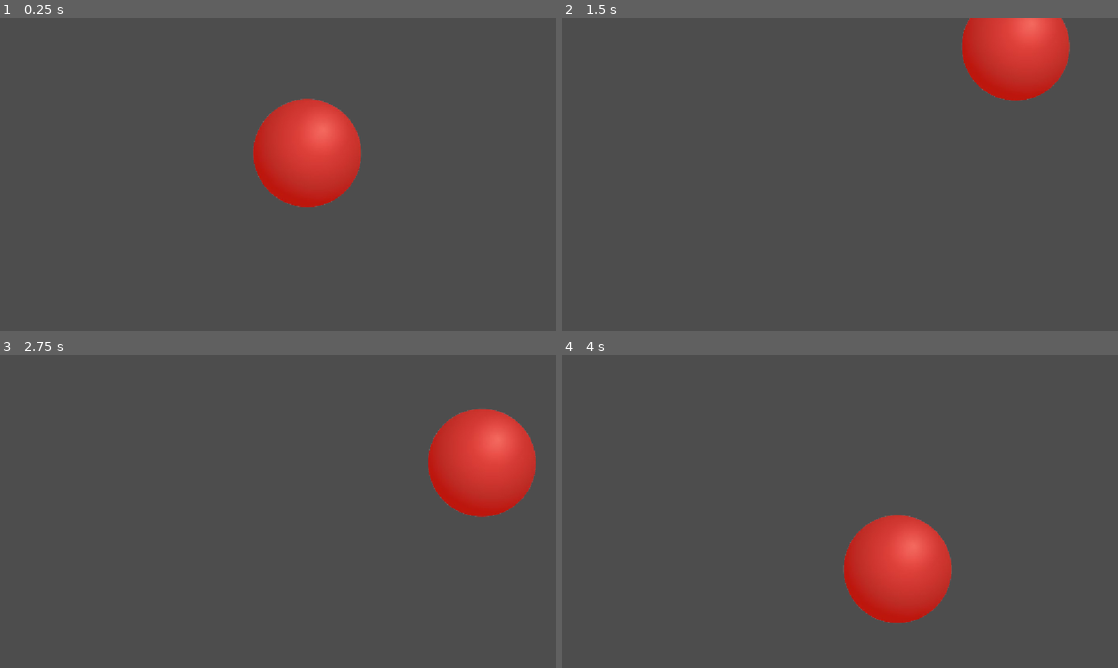
Above: before the commit, frames 1-4 (two rows, left to right).
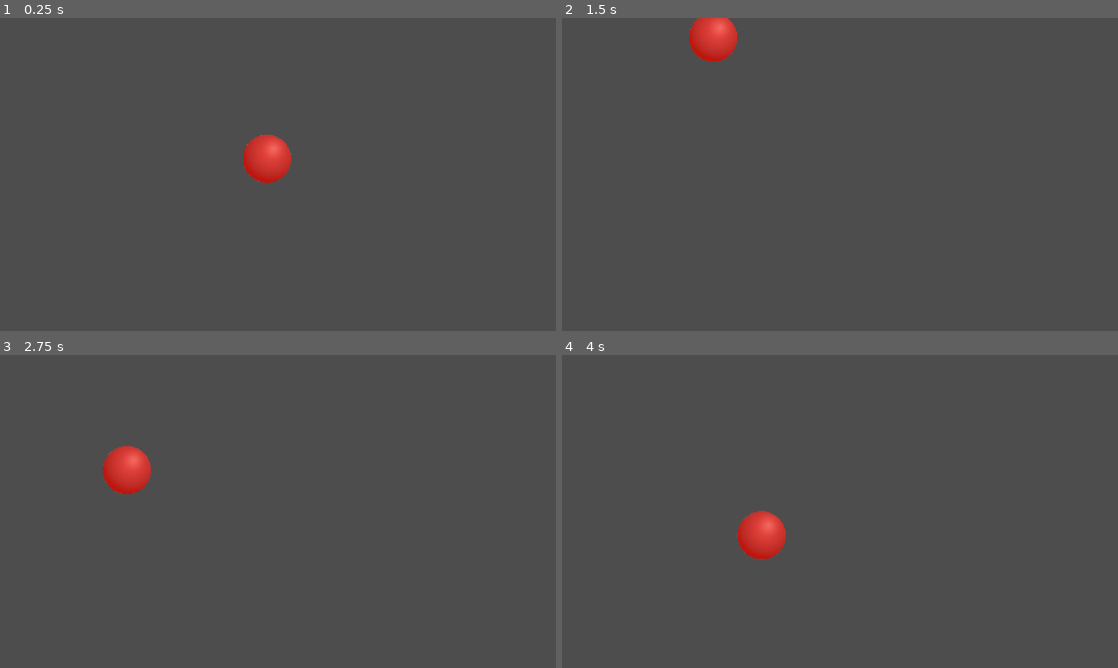
Above: after the commit, the same moments.

Repository: enflak3/trace-x
Game: Godot game, scene res://trackinggame.tscn
Same seed, same stepped clock (60 frames per second), same inputs: the game is played once before the commit and once after it. The project has no main scene, so this scene is started directly.
Inputs (mouse positions are in pixels of both pictures, inside the frame that each line leads up to):
- Up to frame 1 (0.25 s): no input
- Up to frame 2 (1.5 s): move the mouse to (901, 130) at 0.52 s; click (901, 130) at 0.67 s; move the mouse to (728, 190) at 1.27 s; click (728, 190) at 1.42 s
- Up to frame 3 (2.75 s): move the mouse to (333, 442) at 2.02 s; click (333, 442) at 2.17 s
- Up to frame 4 (4 s): move the mouse to (812, 574) at 2.77 s; click (812, 574) at 2.92 s; move the mouse to (1006, 558) at 3.52 s; click (1006, 558) at 3.67 s

The runs differ from the first frame. In frame 1, 5.0% of the frame differs, in the area x 43-65%, y 25-61%; in frame 2, 5.3%; in frame 3, 6.3%; in frame 4, 6.4%, in the area x 31-71%, y 49-86%.

Commit message:
modif tracking
- taille du cercle réduite (tracking + flicking)
- mouvement du tracking rendu plus naturel et aléatoire

Diff:
--- a/session_flick.json
+++ b/session_flick.json
@@ -3,137 +3,137 @@
 	"mode": "flick",
 	"shots": [
 		{
-			"flick_angle_deg": 147.9,
-			"flick_distance_px": 563.0,
-			"flick_speed_px_per_ms": 0.58,
-			"hit_classification": "undershoot",
-			"micro_corrections": 7,
-			"offset_from_center_px": 43.3,
-			"overshoot_offset_px": -43.1,
-			"path_distance_px": 637.0,
-			"path_efficiency": 0.884,
-			"reaction_time_ms": 977,
+			"flick_angle_deg": -25.9,
+			"flick_distance_px": 393.6,
+			"flick_speed_px_per_ms": 0.5,
+			"hit_classification": "overshoot",
+			"micro_corrections": 9,
+			"offset_from_center_px": 34.9,
+			"overshoot_offset_px": 33.9,
+			"path_distance_px": 759.7,
+			"path_efficiency": 0.518,
+			"reaction_time_ms": 794,
 			"target_id": 1
 		},
 		{
-			"flick_angle_deg": -1.7,
-			"flick_distance_px": 464.2,
-			"flick_speed_px_per_ms": 0.95,
-			"hit_classification": "overshoot",
-			"micro_corrections": 0,
-			"offset_from_center_px": 46.3,
-			"overshoot_offset_px": 19.9,
-			"path_distance_px": 489.7,
-			"path_efficiency": 0.948,
-			"reaction_time_ms": 491,
+			"flick_angle_deg": 164.8,
+			"flick_distance_px": 647.7,
+			"flick_speed_px_per_ms": 0.65,
+			"hit_classification": "undershoot",
+			"micro_corrections": 5,
+			"offset_from_center_px": 14.4,
+			"overshoot_offset_px": -14.4,
+			"path_distance_px": 737.7,
+			"path_efficiency": 0.878,
+			"reaction_time_ms": 1000,
 			"target_id": 2
 		},
 		{
-			"flick_angle_deg": -131.5,
-			"flick_distance_px": 185.6,
-			"flick_speed_px_per_ms": 0.37,
-			"hit_classification": "undershoot",
-			"micro_corrections": 2,
-			"offset_from_center_px": 54.6,
-			"overshoot_offset_px": -52.0,
-			"path_distance_px": 186.9,
-			"path_efficiency": 0.993,
-			"reaction_time_ms": 500,
+			"flick_angle_deg": 31.1,
+			"flick_distance_px": 592.2,
+			"flick_speed_px_per_ms": 1.01,
+			"hit_classification": "overshoot",
+			"micro_corrections": 7,
+			"offset_from_center_px": 27.4,
+			"overshoot_offset_px": 27.4,
+			"path_distance_px": 613.2,
+			"path_efficiency": 0.966,
+			"reaction_time_ms": 584,
 			"target_id": 3
 		},
 		{
-			"flick_angle_deg": -143.9,
-			"flick_distance_px": 400.8,
-			"flick_speed_px_per_ms": 0.49,
-			"hit_classification": "exact",
-			"micro_corrections": 1,
-			"offset_from_center_px": 5.2,
-			"overshoot_offset_px": 1.5,
-			"path_distance_px": 422.7,
-			"path_efficiency": 0.948,
-			"reaction_time_ms": 825,
+			"flick_angle_deg": -154.6,
+			"flick_distance_px": 555.6,
+			"flick_speed_px_per_ms": 0.35,
+			"hit_classification": "overshoot",
+			"micro_corrections": 5,
+			"offset_from_center_px": 5.0,
+			"overshoot_offset_px": 5.0,
+			"path_distance_px": 695.9,
+			"path_efficiency": 0.798,
+			"reaction_time_ms": 1580,
 			"target_id": 4
 		},
 		{
-			"flick_angle_deg": 11.9,
-			"flick_distance_px": 441.5,
-			"flick_speed_px_per_ms": 0.82,
+			"flick_angle_deg": -50.5,
+			"flick_distance_px": 171.2,
+			"flick_speed_px_per_ms": 0.26,
 			"hit_classification": "undershoot",
-			"micro_corrections": 2,
-			"offset_from_center_px": 27.4,
-			"overshoot_offset_px": -24.9,
-			"path_distance_px": 473.0,
-			"path_efficiency": 0.933,
-			"reaction_time_ms": 541,
+			"micro_corrections": 3,
+			"offset_from_center_px": 24.2,
+			"overshoot_offset_px": -23.8,
+			"path_distance_px": 173.5,
+			"path_efficiency": 0.987,
+			"reaction_time_ms": 670,
 			"target_id": 5
 		},
 		{
-			"flick_angle_deg": 37.5,
-			"flick_distance_px": 321.6,
-			"flick_speed_px_per_ms": 0.34,
-			"hit_classification": "overshoot",
-			"micro_corrections": 3,
-			"offset_from_center_px": 16.5,
-			"overshoot_offset_px": 12.6,
-			"path_distance_px": 815.1,
-			"path_efficiency": 0.395,
-			"reaction_time_ms": 950,
+			"flick_angle_deg": 160.6,
+			"flick_distance_px": 222.7,
+			"flick_speed_px_per_ms": 0.35,
+			"hit_classification": "undershoot",
+			"micro_corrections": 4,
+			"offset_from_center_px": 24.6,
+			"overshoot_offset_px": -24.5,
+			"path_distance_px": 233.9,
+			"path_efficiency": 0.952,
+			"reaction_time_ms": 645,
 			"target_id": 6
 		},
 		{
-			"flick_angle_deg": -155.5,
-			"flick_distance_px": 316.4,
-			"flick_speed_px_per_ms": 0.54,
+			"flick_angle_deg": 137.6,
+			"flick_distance_px": 62.3,
+			"flick_speed_px_per_ms": 0.13,
 			"hit_classification": "undershoot",
-			"micro_corrections": 2,
-			"offset_from_center_px": 90.3,
-			"overshoot_offset_px": -6.0,
-			"path_distance_px": 329.4,
-			"path_efficiency": 0.961,
-			"reaction_time_ms": 585,
+			"micro_corrections": 0,
+			"offset_from_center_px": 47.0,
+			"overshoot_offset_px": -47.0,
+			"path_distance_px": 61.2,
+			"path_efficiency": 1.018,
+			"reaction_time_ms": 483,
 			"target_id": 7
 		},
 		{
-			"flick_angle_deg": -19.6,
-			"flick_distance_px": 140.1,
-			"flick_speed_px_per_ms": 0.13,
+			"flick_angle_deg": -17.0,
+			"flick_distance_px": 524.8,
+			"flick_speed_px_per_ms": 0.69,
 			"hit_classification": "undershoot",
 			"micro_corrections": 4,
-			"offset_from_center_px": 62.7,
-			"overshoot_offset_px": -59.5,
-			"path_distance_px": 159.7,
-			"path_efficiency": 0.878,
-			"reaction_time_ms": 1048,
+			"offset_from_center_px": 13.9,
+			"overshoot_offset_px": -8.6,
+			"path_distance_px": 560.8,
+			"path_efficiency": 0.936,
+			"reaction_time_ms": 765,
 			"target_id": 8
 		},
 		{
-			"flick_angle_deg": -151.1,
-			"flick_distance_px": 211.3,
-			"flick_speed_px_per_ms": 0.11,
-			"hit_classification": "undershoot",
-			"micro_corrections": 7,
-			"offset_from_center_px": 43.5,
-			"overshoot_offset_px": -28.5,
-			"path_distance_px": 514.3,
-			"path_efficiency": 0.411,
-			"reaction_time_ms": 1964,
+			"flick_angle_deg": 169.4,
+			"flick_distance_px": 360.1,
+			"flick_speed_px_per_ms": 0.62,
+			"hit_classification": "overshoot",
+			"micro_corrections": 0,
+			"offset_from_center_px": 20.8,
+			"overshoot_offset_px": 19.9,
+			"path_distance_px": 378.4,
+			"path_efficiency": 0.952,
+			"reaction_time_ms": 584,
 			"target_id": 9
 		},
 		{
-			"flick_angle_deg": 80.8,
-			"flick_distance_px": 306.9,
-			"flick_speed_px_per_ms": 0.56,
-			"hit_classification": "undershoot",
-			"micro_corrections": 1,
-			"offset_from_center_px": 73.1,
-			"overshoot_offset_px": -56.4,
-			"path_distance_px": 322.5,
-			"path_efficiency": 0.952,
-			"reaction_time_ms": 552,
+			"flick_angle_deg": 28.5,
+			"flick_distance_px": 221.9,
+			"flick_speed_px_per_ms": 0.37,
+			"hit_classification": "overshoot",
+			"micro_corrections": 2,
+			"offset_from_center_px": 23.4,
+			"overshoot_offset_px": 21.5,
+			"path_distance_px": 443.0,
+			"path_efficiency": 0.501,
+			"reaction_time_ms": 608,
 			"target_id": 10
 		}
 	],
-	"timestamp": 1790069059.98,
+	"timestamp": 1790069718.23,
 	"total_clicks": 14,
 	"total_targets": 10
 }
--- a/session_tracking.json
+++ b/session_tracking.json
@@ -1,8 +1,9 @@
 {
-	"accuracy_pct": 96.57,
+	"avg_offset_px": 30.1,
 	"duration_sec": 15.0,
 	"mode": "tracking",
-	"timestamp": 1790067882.29,
+	"time_on_target_pct": 87.8,
+	"timestamp": 1790069847.618,
 	"total_time_ms": 15000,
-	"tracked_time_ms": 14485
+	"tracked_time_ms": 13170
 }
--- a/target.tscn
+++ b/target.tscn
@@ -4,7 +4,7 @@
 [ext_resource type="Texture2D" uid="uid://df83t1vuq1koq" path="res://spheres-rouges-vectorielles-isolees-fond-blanc_921039-12638-removebg-preview.png" id="2_e1yvt"]
 
 [sub_resource type="CircleShape2D" id="CircleShape2D_44saq"]
-radius = 109.41
+radius = 50.0
 
 [node name="Target" type="Area2D" unique_id=308980360]
 script = ExtResource("1_e1yvt")
@@ -13,7 +13,7 @@
 shape = SubResource("CircleShape2D_44saq")
 
 [node name="Sprite2D" type="Sprite2D" parent="." unique_id=1209262227]
-scale = Vector2(0.62, 0.62)
+scale = Vector2(0.277, 0.277)
 texture = ExtResource("2_e1yvt")
 
 [connection signal="input_event" from="." to="." method="_on_input_event"]
--- a/targettracking.gd
+++ b/targettracking.gd
@@ -1,45 +1,76 @@
 extends Area2D
 
-# Vitesse de déplacement en pixels par seconde
-@export var speed: float = 300.0
+# Vitesse maximale en pixels par seconde
+@export var max_speed: float = 380.0
+# Facteur d'inertie / lissage (plus c'est bas, plus la cible a de l'élan et glisse)
+@export var acceleration: float = 4.5
 
-var velocity: Vector2 = Vector2.ZERO
+var current_velocity: Vector2 = Vector2.ZERO
+var target_velocity: Vector2 = Vector2.ZERO
+
 var is_hovered: bool = false
 var tracked_time_msec: int = 0
 var last_enter_time: int = 0
 
+var distance_samples: Array[float] = []
+
+var strafe_timer: float = 0.0
+var next_strafe_interval: float = 0.8
+
 func _ready() -> void:
-	# Direction initiale aléatoire (angle normalisé)
-	var random_angle = randf_range(0.0, TAU)
-	velocity = Vector2(cos(random_angle), sin(random_angle)) * speed
+	pick_new_target_velocity()
 
 func _process(delta: float) -> void:
-	# Déplacement continu
-	position += velocity * delta
+	# 1. Gestion du changement de rythme / strafe
+	strafe_timer += delta
+	if strafe_timer >= next_strafe_interval:
+		pick_new_target_velocity()
 
-	# Gestion des rebonds sur les bordures de l'écran
+	# 2. Lissage du mouvement (interpolation inertielle type Aim Lab)
+	current_velocity = current_velocity.lerp(target_velocity, acceleration * delta)
+	position += current_velocity * delta
+
+	# 3. Gestion douce des rebords de l'écran
 	var screen_size = get_viewport_rect().size
-	var radius = 32.0 # Marge adaptée au rayon de ta cible
+	var radius = 32.0
 
 	if position.x <= radius:
 		position.x = radius
-		velocity.x = -velocity.x
+		target_velocity.x = abs(target_velocity.x)
+		current_velocity.x = abs(current_velocity.x) * 0.5
 	elif position.x >= screen_size.x - radius:
 		position.x = screen_size.x - radius
-		velocity.x = -velocity.x
+		target_velocity.x = -abs(target_velocity.x)
+		current_velocity.x = -abs(current_velocity.x) * 0.5
 
 	if position.y <= radius:
 		position.y = radius
-		velocity.y = -velocity.y
+		target_velocity.y = abs(target_velocity.y)
+		current_velocity.y = abs(current_velocity.y) * 0.5
 	elif position.y >= screen_size.y - radius:
 		position.y = screen_size.y - radius
-		velocity.y = -velocity.y
+		target_velocity.y = -abs(target_velocity.y)
+		current_velocity.y = -abs(current_velocity.y) * 0.5
 
-	# Si la souris survole la cible, on cumule le temps
+	# 4. Échantillonnage de la précision
+	var mouse_pos = get_global_mouse_position()
+	distance_samples.append(position.distance_to(mouse_pos))
+
+	# 5. Mesure du temps passé sur la cible
 	if is_hovered:
 		var now = Time.get_ticks_msec()
 		tracked_time_msec += (now - last_enter_time)
 		last_enter_time = now
+
+func pick_new_target_velocity() -> void:
+	strafe_timer = 0.0
+	# Intervalles variables pour alterner entre longs virages fluides et micro-strafes
+	next_strafe_interval = randf_range(0.4, 1.4)
+
+	var random_angle = randf_range(0.0, TAU)
+	# Variation de vitesse entre 50 % et 100 % pour simuler des phases de ralentissement
+	var speed_factor = randf_range(0.5, 1.0)
+	target_velocity = Vector2(cos(random_angle), sin(random_angle)) * (max_speed * speed_factor)
 
 func _on_mouse_entered() -> void:
 	is_hovered = true
--- a/targettracking.tscn
+++ b/targettracking.tscn
@@ -4,7 +4,7 @@
 [ext_resource type="Texture2D" uid="uid://df83t1vuq1koq" path="res://spheres-rouges-vectorielles-isolees-fond-blanc_921039-12638-removebg-preview.png" id="1_ya0yw"]
 
 [sub_resource type="CircleShape2D" id="CircleShape2D_jblpq"]
-radius = 109.41
+radius = 50.0
 
 [node name="Area2D" type="Area2D" unique_id=137354934]
 script = ExtResource("1_lf343")
@@ -13,7 +13,7 @@
 shape = SubResource("CircleShape2D_jblpq")
 
 [node name="Sprite2D" type="Sprite2D" parent="." unique_id=2138523250]
-scale = Vector2(0.62, 0.62)
+scale = Vector2(0.277, 0.277)
 texture = ExtResource("1_ya0yw")
 
 [connection signal="mouse_entered" from="." to="." method="_on_mouse_entered"]
--- a/trackinggame.gd
+++ b/trackinggame.gd
@@ -33,25 +33,36 @@
 	var tracked_ms = active_target.tracked_time_msec
 	var tracking_ratio = (float(tracked_ms) / float(total_time_ms)) * 100.0
 
+	# Calcul de l'écart moyen au centre
+	var samples = active_target.distance_samples
+	var avg_distance: float = 0.0
+	if not samples.is_empty():
+		var total_dist: float = 0.0
+		for dist in samples:
+			total_dist += dist
+		avg_distance = total_dist / float(samples.size())
+
 	print("--- SESSION TRACKING TERMINÉE ---")
-	print("Temps suivi : ", tracked_ms, " ms / ", total_time_ms, " ms")
-	print("Précision de tracking : ", snapped(tracking_ratio, 0.01), " %")
+	print("Temps sur cible : ", tracked_ms, " ms / ", total_time_ms, " ms")
+	print("Précision (Time on Target) : ", snapped(tracking_ratio, 0.01), "%")
+	print("Distance moyenne au centre : ", snapped(avg_distance, 0.1), " px")
 
-	export_tracking_data(tracked_ms, total_time_ms, tracking_ratio)
+	export_tracking_data(tracked_ms, total_time_ms, tracking_ratio, avg_distance)
 	active_target.queue_free()
 
-func export_tracking_data(tracked_ms: int, total_ms: int, ratio: float) -> void:
+func export_tracking_data(tracked_ms: int, total_ms: int, ratio: float, avg_dist: float) -> void:
 	var payload = {
 		"mode": "tracking",
 		"timestamp": Time.get_unix_time_from_system(),
 		"duration_sec": SESSION_DURATION_SEC,
 		"tracked_time_ms": tracked_ms,
 		"total_time_ms": total_ms,
-		"accuracy_pct": snapped(ratio, 0.01)
+		"time_on_target_pct": snapped(ratio, 0.01),
+		"avg_offset_px": snapped(avg_dist, 0.1)
 	}
 
 	var file = FileAccess.open("res://session_tracking.json", FileAccess.WRITE)
 	if file:
 		file.store_string(JSON.stringify(payload, "\t"))
 		file.close()
-		print("Données exportées dans res://session_tracking.json")
+		print("Fichier exporté : res://session_tracking.json")
